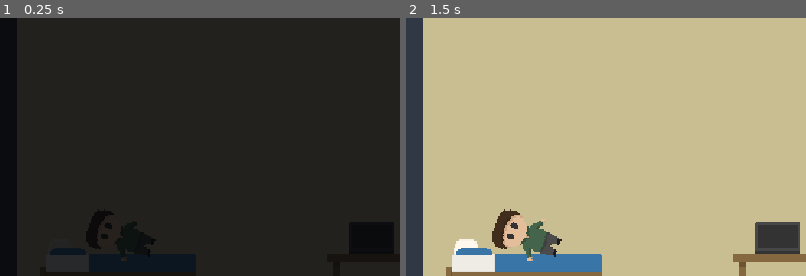
Above: before the commit, frames 1-2 (left to right).
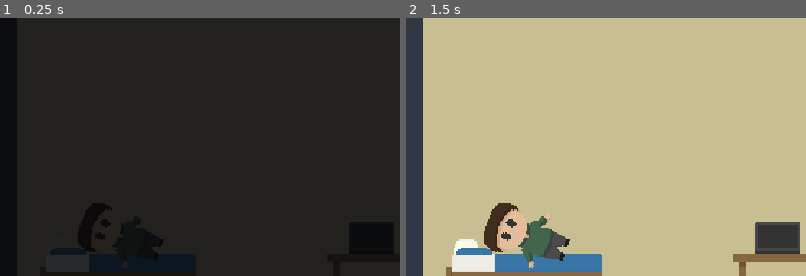
Above: after the commit, the same moments.

Repository: zjezdzalka/bounceBack
Game: Godot game, scene res://Scenes/Levels/room.tscn
Two runs of this game, one before a commit and one after it. Both use one fixed random seed, a clock stepped at 60 frames per second and the inputs below.
Inputs (mouse positions are % of the whole screen's width and height, from its top left):
- Up to frame 1 (0.25 s): no input
- Up to frame 2 (1.5 s): tap E (house_interact) at 0.5, 1.25, 1.35 s; move the mouse to (45, 71) at 0.52 s; hold Q (house_switch) 0.53-1.28 s; hold D (house_right) from 0.53 s (still down); click (45, 71) at 0.67 s; tap Space (house_jump) at 0.77 s; move the mouse to (80, 66) at 1.27 s
The pictures show only the part of the screen within x 0-50%, y 25-75%; the shares and areas given below are measured in that part.

The runs differ from the first frame. In frame 1, 0.3% of the frame differs, in the area x 23-41%, y 74-97%; in frame 2, 1.5%, in the area x 19-41%, y 71-97%.

Commit message:
hitboxes + omijanie swojego ciała

Diff:
--- a/Scenes/Levels/house_level.gd
+++ b/Scenes/Levels/house_level.gd
@@ -17,6 +17,7 @@
 var learned_hints: Dictionary = {}
 const ROOM_PATHS := ["res://Scenes/Levels/room.tscn", "res://Scenes/Levels/hallway.tscn", "res://Scenes/Levels/basement.tscn"]
 const SAVED_FIELDS := ["lamp_on", "laptop_checked", "wardrobe_hint_shown", "front_door_checked", "room_door_checked", "room_key", "lights_fixed", "has_key", "gate_open", "moved_props", "hints", "learned_hints", "learned_move", "learned_jump", "left_bed", "bed_line"]
+const AVATAR_ART_SCALE := 1.25
 const BODY_LAYER := 8
 const SHELF_LAYER := 16
 @onready var objects: Node2D = $Objects
@@ -73,6 +74,7 @@
 var lines: Array[String] = []
 
 func _ready() -> void:
+	_fit_avatar_hitbox(original, Vector2(43, 118))
 	bed_spawn = original.position
 	_create_back_door()
 	var visited: bool = _restore_progress()
@@ -89,7 +91,7 @@
 		var label := prop.get_node_or_null("Label") as Label
 		if label:
 			label.hide()
-	original.collision_layer = BODY_LAYER
+	_create_head_platform()
 	_refresh_objects()
 	if clock_audio:
 		clock_audio.bus = "Sound Effects"
@@ -155,10 +157,10 @@
 	var tex := APPARITION_TEXTURE if player == apparition else BODY_TEXTURE
 	var sprite := apparition_sprite if player == apparition else player_sprite
 	sprite.texture = tex
-	sprite.scale = Vector2.ONE / sprite.get_parent().global_scale
+	sprite.scale = Vector2.ONE * AVATAR_ART_SCALE / sprite.get_parent().global_scale
 	var shape := (player_shape as CollisionPolygon2D)
 	var foot_y := _collision_bounds(shape).end.y
-	sprite.global_position.y = foot_y - tex.get_height() / 2.0
+	sprite.global_position.y = foot_y - tex.get_height() * AVATAR_ART_SCALE / 2.0
 
 func _lie_down() -> void:
 	_show_avatar_texture()
@@ -251,6 +253,8 @@
 		true when event.is_action_pressed("house_switch"):
 			if not dialogue.visible and held_prop.is_empty() and (stage != Stage.ROOM or room_door_checked):
 				hallucinating = not hallucinating
+				if not hallucinating:
+					HouseSession.learned_bounce_back = true
 				_switch_avatar()
 				_refresh_objects()
 				_reveal_dialogue()
@@ -275,13 +279,17 @@
 			apparition.set("layer_switching_enabled", false)
 			apparition.scale = original.scale * float(APPARITION_TEXTURE.get_height()) / BODY_TEXTURE.get_height()
 			add_child(apparition)
+			_fit_avatar_hitbox(apparition, Vector2(10, 29))
 			apparition.get_node("TextureRect").hide()
+			apparition.z_index = original.z_index + 1
 			apparition_sprite = Sprite2D.new()
 			apparition_sprite.texture_filter = CanvasItem.TEXTURE_FILTER_NEAREST
 			apparition.add_child(apparition_sprite)
 			apparition.position = bed_spawn if stage == Stage.ROOM else original.position
 			var ghost_shape := apparition.get_node("CollisionPolygon2D") as CollisionPolygon2D
-			if stage != Stage.ROOM or apparition.position.distance_to(original.position) < 95.0:
+			if stage == Stage.ROOM:
+				_spawn_apparition_on_bed(ghost_shape)
+			else:
 				apparition.global_position.y = minf(apparition.global_position.y, _player_bounds().position.y - _collision_bounds(ghost_shape).end.y + apparition.global_position.y - 1.0)
 			if saved_apparition != null:
 				apparition.position = saved_apparition
@@ -289,9 +297,8 @@
 		if apparition_rides:
 			apparition.position = original.position + riding_offset
 		apparition_rides = false
-		apparition.collision_layer = BODY_LAYER
+		apparition.collision_layer = 0
 		apparition.collision_mask = 1 | BODY_LAYER | SHELF_LAYER
-		original.collision_mask = 1 | BODY_LAYER
 		apparition.show()
 		_set_active_avatar(apparition)
 		_show_avatar_texture()
@@ -650,7 +657,9 @@
 	}.get(target, "")
 	if not action.is_empty() and not learned_hints.has(_interaction_hint_id()):
 		return _press("house_interact", action)
-	return _press("house_switch", "bounce back to reality") if hallucinating else ""
+	if hallucinating and not HouseSession.learned_bounce_back:
+		return _press("house_switch", "bounce back to reality")
+	return ""
 
 func _create_continue_hint() -> void:
 	continue_hint = Label.new()
@@ -726,3 +735,41 @@
 		original.position.x = objects.get_node(exit_name).position.x
 		original.position.y = 600.0 - _player_half_size().y - 6.0
 	return true
+
+func _fit_avatar_hitbox(avatar: CharacterBody2D, body_size: Vector2) -> void:
+	var hitbox := avatar.get_node("CollisionPolygon2D") as CollisionPolygon2D
+	var sole_y := _collision_bounds(hitbox).end.y
+	var center_x := avatar.global_position.x
+	var half_width := body_size.x / 2.0
+	var top_y := sole_y - body_size.y
+	hitbox.polygon = PackedVector2Array([
+		hitbox.to_local(Vector2(center_x - half_width, top_y)),
+		hitbox.to_local(Vector2(center_x + half_width, top_y)),
+		hitbox.to_local(Vector2(center_x + half_width, sole_y)),
+		hitbox.to_local(Vector2(center_x - half_width, sole_y)),
+	])
+
+func _spawn_apparition_on_bed(hitbox: CollisionPolygon2D) -> void:
+	var bed := $Objects/Bed as Node2D
+	var x := bed.global_position.x + (52.0 if original.global_position.x <= bed.global_position.x else -52.0)
+	var ray := PhysicsRayQueryParameters2D.create(Vector2(x, bed.global_position.y - 140.0), Vector2(x, bed.global_position.y + 40.0), 1)
+	var surface := get_world_2d().direct_space_state.intersect_ray(ray)
+	if surface.get("collider") == bed:
+		apparition.global_position.x = x
+		var top: Vector2 = surface["position"]
+		apparition.global_position.y += top.y - _collision_bounds(hitbox).end.y - 0.1
+
+func _create_head_platform() -> void:
+	var bounds := _collision_bounds(player_shape)
+	var head := StaticBody2D.new()
+	head.name = "HeadPlatform"
+	head.collision_layer = BODY_LAYER
+	head.collision_mask = 0
+	original.add_child(head)
+	head.global_position = Vector2(bounds.get_center().x, bounds.position.y + 1.0)
+	var surface := RectangleShape2D.new()
+	surface.size = Vector2(bounds.size.x, 2.0) / original.global_scale.abs()
+	var shape := CollisionShape2D.new()
+	shape.shape = surface
+	shape.one_way_collision = true
+	head.add_child(shape)
--- a/Scenes/Levels/house_session.gd
+++ b/Scenes/Levels/house_session.gd
@@ -13,6 +13,7 @@
 
 var rooms: Dictionary = {}
 var returning := false
+var learned_bounce_back := false
 var config := ConfigFile.new()
 var panel: CenterContainer
 var content: VBoxContainer
